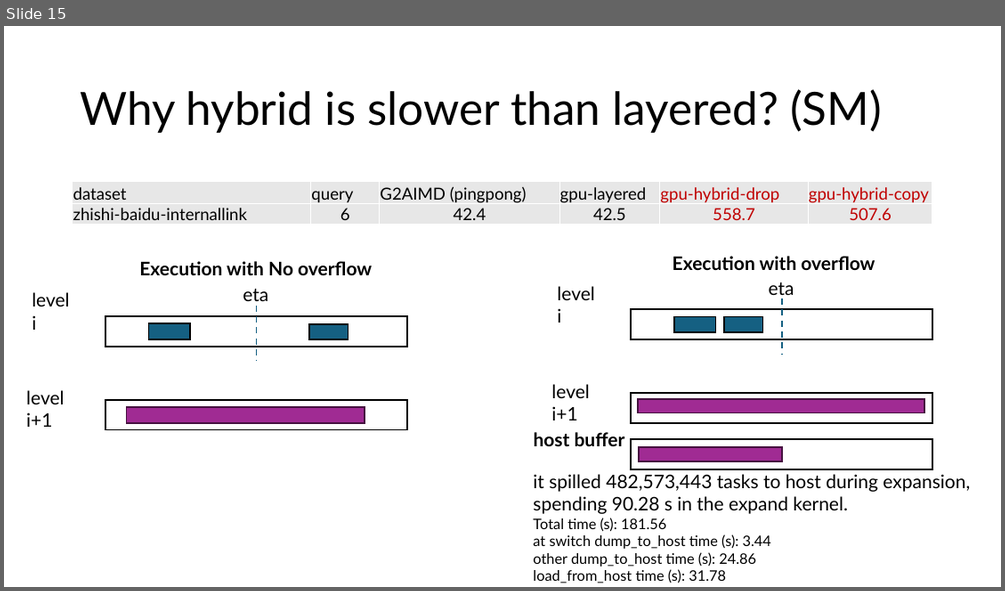
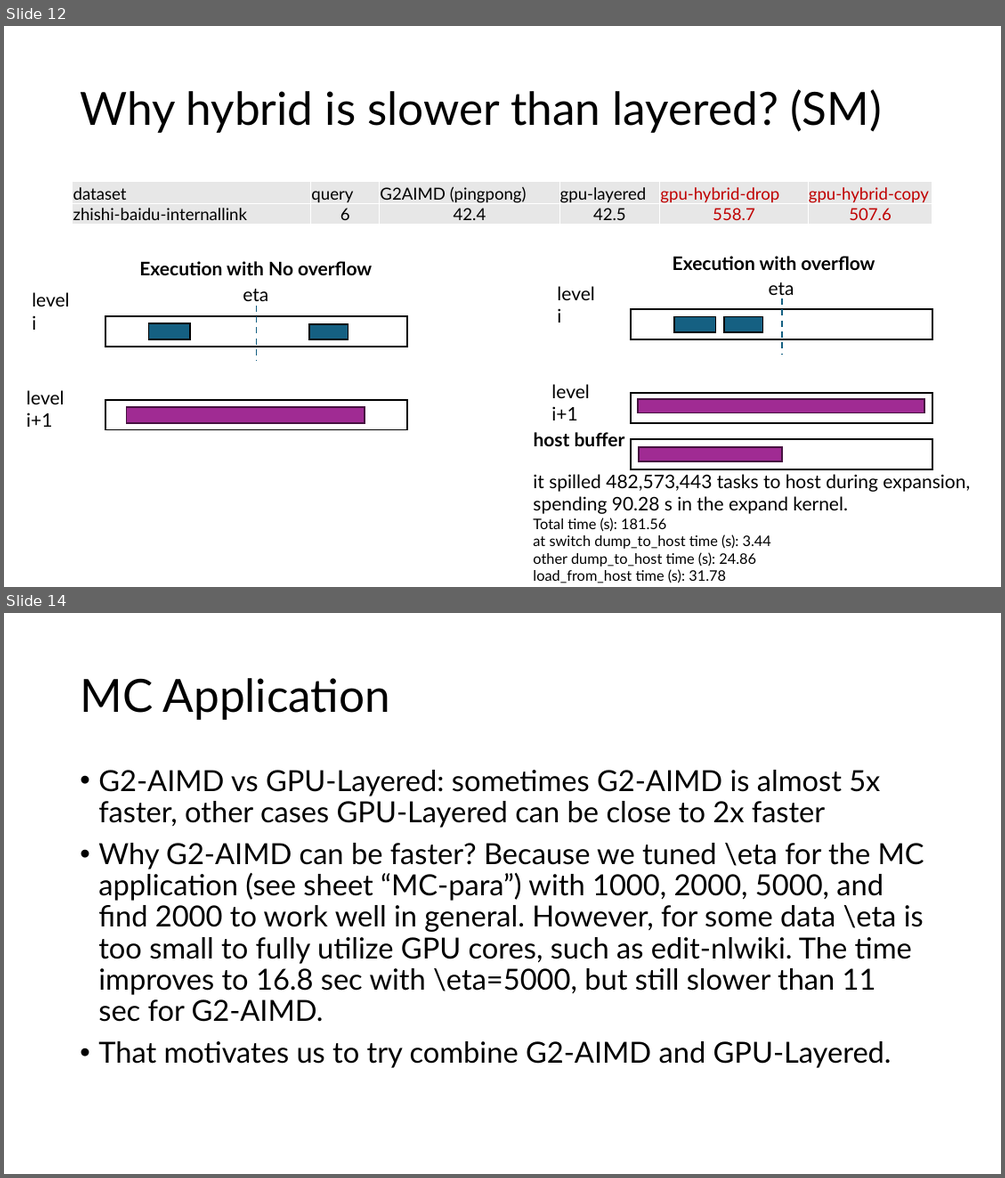
Before and after one commit to akhlaqueak/G-ThinkerCG, a slide deck: revision.pptx. Shown one above the other, each under a label of ours: slide 15 before the commit, slides 12 and 14 after it; the slides between them are not shown. The pictures are 1005x591 and 1005x1178 pixels, drawn with LibreOffice and Linux fonts; fonts in the diff are those of the drawing. Boxes give left, top, right and bottom in pixels: in the first picture for what was removed or moved away, otherwise in the second. Text is boxed around its words. In the diff, an @@ line names an element or a change of style, - is before the commit and + after.

```diff
--- a/revision.pptx
+++ b/revision.pptx
@@ slide 14 added at (4, 613, 1001, 1174), background #FFFFFF @@
@@ title added at (80, 678, 391, 720), 44 pt, text #000000 @@
+MC Application
@@ text added at (98, 770, 924, 1068), 28 pt, text #000000 @@
+• G2-AIMD vs GPU-Layered: sometimes G2-AIMD is almost 5x faster, other cases GPU-Layered can be close to 2x faster
+• Why G2-AIMD can be faster? Because we tuned \eta for the MC application (see sheet “MC-para”) with 1000, 2000, 5000, and find 2000 to work well in general. However, for some data \eta is too small to fully utilize GPU cores, such as edit-nlwiki. The time improves to 16.8 sec with \eta=5000, but still slower than 11 sec for G2-AIMD.
+• That motivates us to try combine G2-AIMD and GPU-Layered.
@@ what was slide 15 is now slide 12 @@
```
Also in this commit, not shown: 8 other slides added, 3 slides removed, 19 other files.
